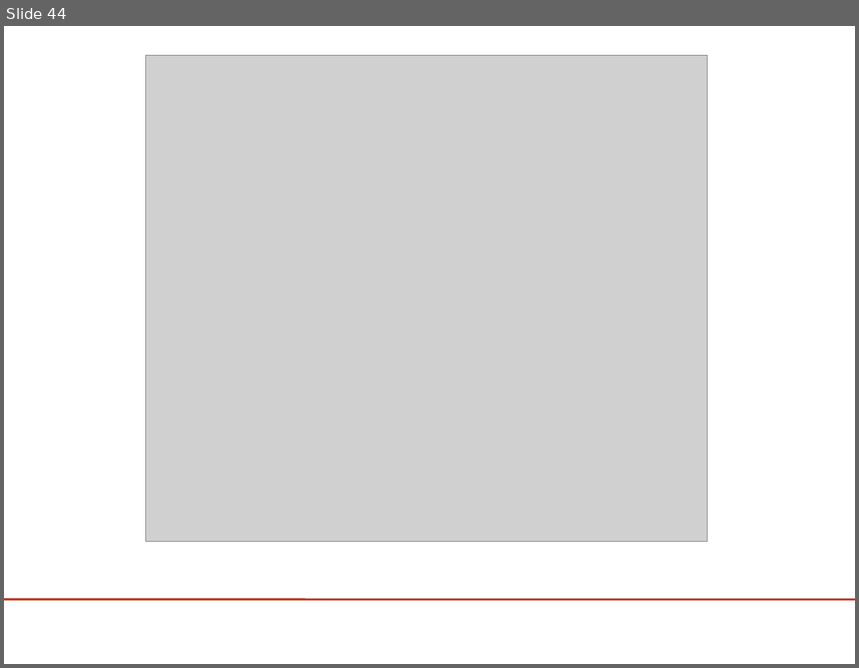
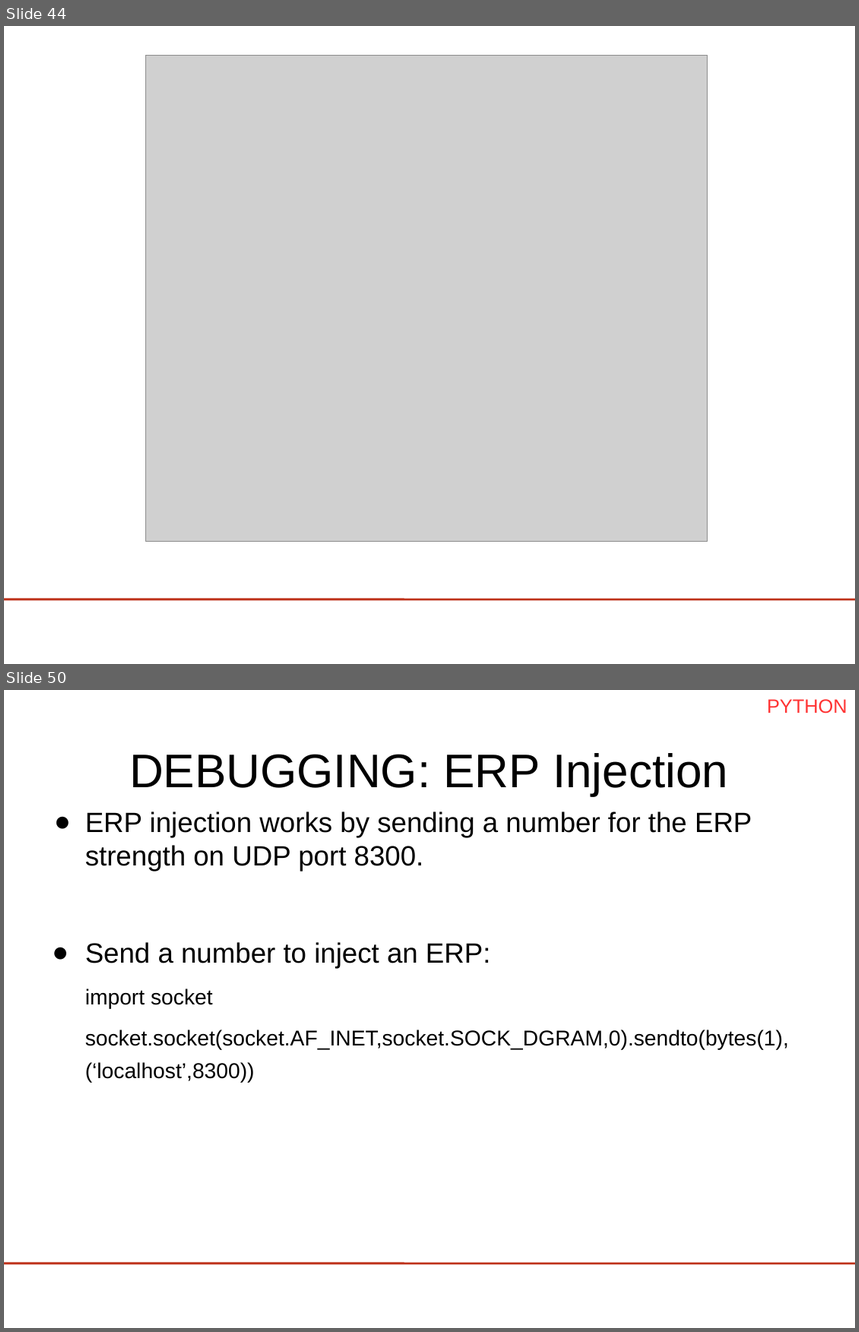
Before and after one commit to jadref/buffer_bci, a slide deck: tutorial/lect3-helloworld/HelloWorld_ERPViewer.odp. Shown one above the other, each under a label of ours: slide 44 before the commit, slides 44 and 50 after it; the slides between them are not shown. The pictures are 859x668 and 859x1332 pixels, drawn with LibreOffice and Linux fonts; fonts in the diff are those of the drawing; grey boxes stand for pictures; background and template pictures are left out. Boxes give left, top, right and bottom in pixels: in the first picture for what was removed or moved away, otherwise in the second. Text is boxed around its words. In the diff, an @@ line names an element or a change of style, - is before the commit and + after.

Commit message:
updated with better python instructions + erp-injection instructions

```diff
--- a/tutorial/lect3-helloworld/HelloWorld_ERPViewer.odp
+++ b/tutorial/lect3-helloworld/HelloWorld_ERPViewer.odp
@@ slide 50 added at (4,690,855,1328), background #FFFFFF; not listed: 1 template element that a slide beside it also shows @@
@@ text added at (767,699,848,714), 18 pt, text #FF3333 @@
+PYTHON
@@ text added at (129,753,728,796), 44 pt, text #000000 @@
+DEBUGGING: ERP Injection
@@ text added at (85,812,789,1083), 20 pt, text #000000 @@
+● ERP injection works by sending a number for the ERP strength on UDP port 8300.
+● Send a number to inject an ERP:
+import socket
+socket.socket(socket.AF_INET,socket.SOCK_DGRAM,0).sendto(bytes(1),(‘localhost’,8300))
```
Also in this commit, not shown: 41 slides changed, 3 other slides added, 6 other files.
